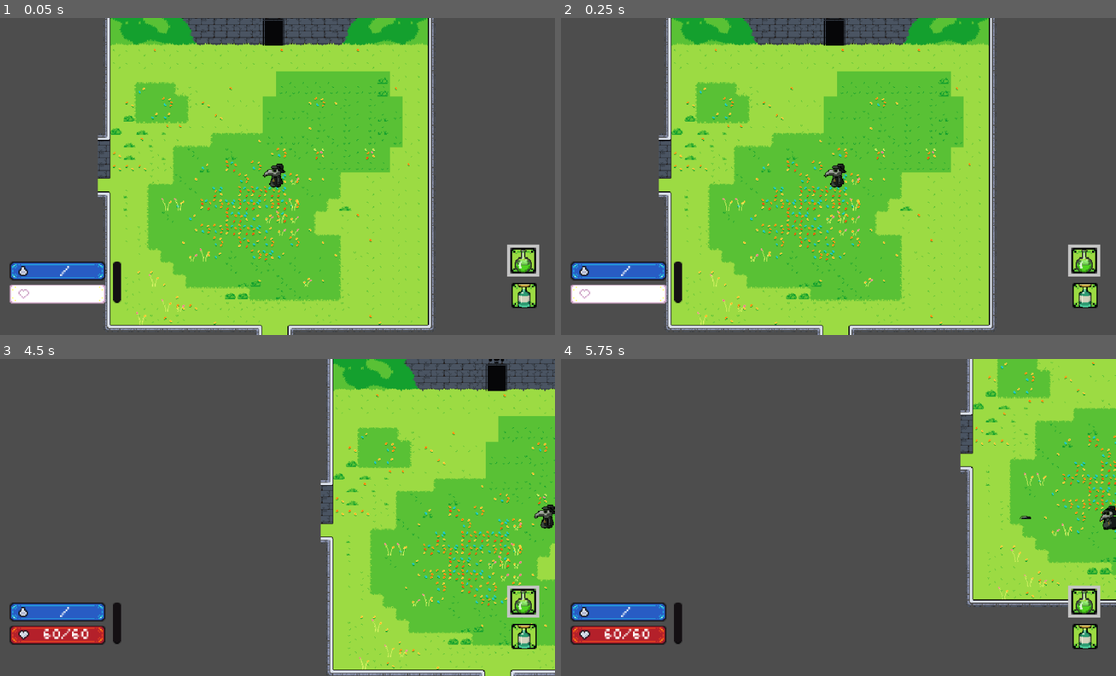
Above: before the commit, frames 1-4 (two rows, left to right).
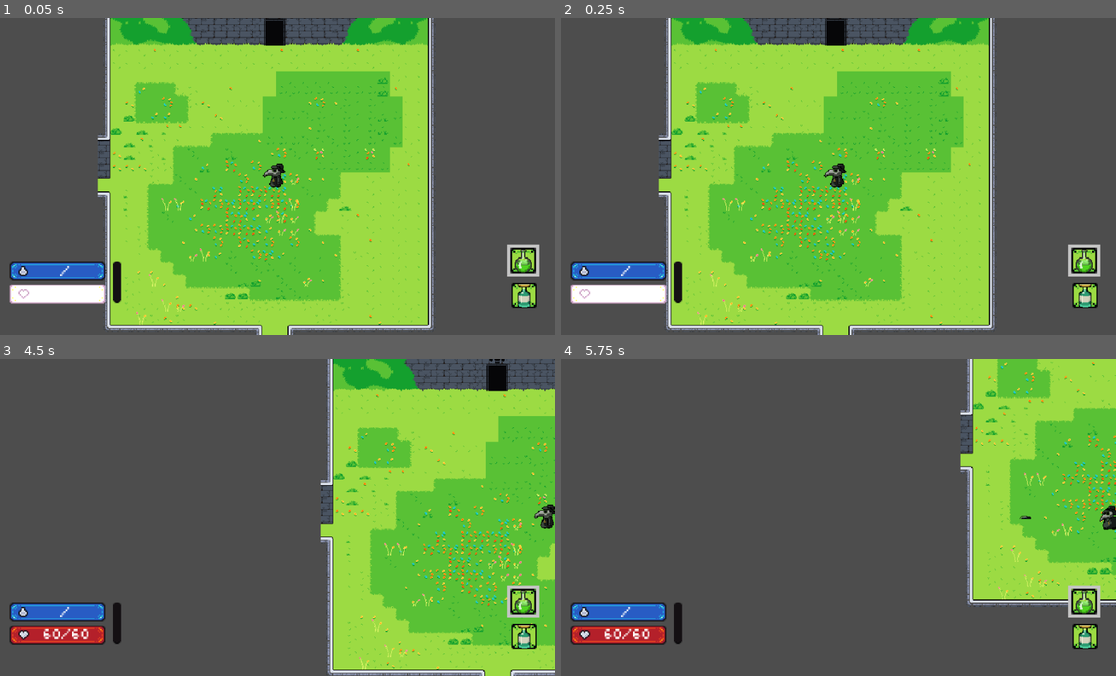
Above: after the commit, the same moments.

Repository: JohnHuber99/Black-Tower
Game: Godot game, scene res://Scenes/main.tscn
Two runs of this game, one before a commit and one after it. Both use one fixed random seed, a clock stepped at 60 frames per second and the inputs below.
Inputs (mouse positions are in pixels of both pictures, inside the frame that each line leads up to):
- Up to frame 1 (0.05 s): no input
- Up to frame 2 (0.25 s): no input
- Up to frame 3 (4.5 s): move the mouse to (399, 501) at 0.52 s; hold D (right) 0.53-1.28 s; click (399, 501) at 0.6 s; move the mouse to (160, 533) at 1.27 s; hold S (down) 1.28-2.03 s; tap K (down_camera) at 1.35 s; move the mouse to (327, 447) at 2.02 s; hold D (right) 2.03-2.78 s; hold J (left_camera) 2.03-2.78 s; move the mouse to (244, 580) at 2.77 s; hold W (up) 2.78-3.53 s; tap L (right_camera) at 2.85 s; click (244, 580) at 2.92 s; move the mouse to (444, 565) at 3.52 s; hold E (spell) 3.53-4.28 s; hold A (left) from 3.53 s (still down); move the mouse to (105, 469) at 4.27 s; tap I (up_camera) at 4.35 s
- Up to frame 4 (5.75 s): move the mouse to (860, 517) at 5.02 s; release A (left) at 5.03 s; hold S (down) from 5.03 s (still down); click (860, 517) at 5.1 s

The runs differ from the first frame. In frame 1, less than 0.1% of the frame differs, in the area x 47-52%, y 0-9%; in frame 2, less than 0.1%; in frame 3, less than 0.1%, in the area x 87-92%, y 0-11%; in frame 4, nothing differs.

Commit message:
Made doors nicer for up and down

Diff:
--- a/Rooms/door_up.tscn
+++ b/Rooms/door_up.tscn
@@ -1,8 +1,10 @@
-[gd_scene load_steps=7 format=4 uid="uid://c0300v384musm"]
+[gd_scene load_steps=12 format=4 uid="uid://c0300v384musm"]
 
 [ext_resource type="Script" uid="uid://c8h5yac3cvh0r" path="res://Scripts/Dungeon_Scripts/door.gd" id="1_gqtwc"]
 [ext_resource type="Texture2D" uid="uid://g2bb53cgjq2m" path="res://sprites/UpdatedDungeonTilemap/updoor.png" id="2_lq2bd"]
+[ext_resource type="Texture2D" uid="uid://bsyq57ru3gqpv" path="res://sprites/UpdatedDungeonTilemap/downdoor.png" id="3_1l21r"]
 [ext_resource type="Script" uid="uid://mlff0amp6t5w" path="res://Scripts/Dungeon_Scripts/doorCode.gd" id="3_1p1h4"]
+[ext_resource type="Texture2D" uid="uid://2cf66g8tjfwn" path="res://sprites/UpdatedDungeonTilemap/wall-textures.png" id="3_lq2bd"]
 
 [sub_resource type="TileSetAtlasSource" id="TileSetAtlasSource_1l21r"]
 texture = ExtResource("2_lq2bd")
@@ -16,6 +18,220 @@
 [sub_resource type="TileSet" id="TileSet_ik3on"]
 sources/0 = SubResource("TileSetAtlasSource_1l21r")
 
+[sub_resource type="TileSetAtlasSource" id="TileSetAtlasSource_ik3on"]
+texture = ExtResource("3_1l21r")
+0:0/0 = 0
+1:0/0 = 0
+2:0/0 = 0
+3:0/0 = 0
+
+[sub_resource type="TileSetAtlasSource" id="TileSetAtlasSource_n6elf"]
+texture = ExtResource("3_lq2bd")
+2:3/0 = 0
+3:3/0 = 0
+4:3/0 = 0
+5:3/0 = 0
+6:3/0 = 0
+7:3/0 = 0
+8:3/0 = 0
+9:3/0 = 0
+10:3/0 = 0
+11:3/0 = 0
+12:3/0 = 0
+13:3/0 = 0
+14:3/0 = 0
+15:3/0 = 0
+16:3/0 = 0
+17:3/0 = 0
+18:3/0 = 0
+19:3/0 = 0
+20:3/0 = 0
+21:3/0 = 0
+2:4/0 = 0
+3:4/0 = 0
+4:4/0 = 0
+5:4/0 = 0
+6:4/0 = 0
+7:4/0 = 0
+8:4/0 = 0
+9:4/0 = 0
+10:4/0 = 0
+11:4/0 = 0
+12:4/0 = 0
+13:4/0 = 0
+14:4/0 = 0
+15:4/0 = 0
+16:4/0 = 0
+17:4/0 = 0
+18:4/0 = 0
+19:4/0 = 0
+20:4/0 = 0
+21:4/0 = 0
+2:5/0 = 0
+3:5/0 = 0
+4:5/0 = 0
+5:5/0 = 0
+6:5/0 = 0
+7:5/0 = 0
+8:5/0 = 0
+9:5/0 = 0
+10:5/0 = 0
+11:5/0 = 0
+12:5/0 = 0
+13:5/0 = 0
+14:5/0 = 0
+15:5/0 = 0
+16:5/0 = 0
+17:5/0 = 0
+18:5/0 = 0
+19:5/0 = 0
+20:5/0 = 0
+21:5/0 = 0
+2:6/0 = 0
+3:6/0 = 0
+4:6/0 = 0
+5:6/0 = 0
+6:6/0 = 0
+7:6/0 = 0
+8:6/0 = 0
+9:6/0 = 0
+10:6/0 = 0
+11:6/0 = 0
+12:6/0 = 0
+13:6/0 = 0
+14:6/0 = 0
+15:6/0 = 0
+16:6/0 = 0
+17:6/0 = 0
+18:6/0 = 0
+19:6/0 = 0
+20:6/0 = 0
+21:6/0 = 0
+2:7/0 = 0
+3:7/0 = 0
+4:7/0 = 0
+5:7/0 = 0
+6:7/0 = 0
+7:7/0 = 0
+8:7/0 = 0
+9:7/0 = 0
+10:7/0 = 0
+11:7/0 = 0
+12:7/0 = 0
+13:7/0 = 0
+14:7/0 = 0
+15:7/0 = 0
+16:7/0 = 0
+17:7/0 = 0
+18:7/0 = 0
+19:7/0 = 0
+20:7/0 = 0
+21:7/0 = 0
+2:8/0 = 0
+3:8/0 = 0
+4:8/0 = 0
+5:8/0 = 0
+6:8/0 = 0
+7:8/0 = 0
+8:8/0 = 0
+9:8/0 = 0
+10:8/0 = 0
+11:8/0 = 0
+12:8/0 = 0
+13:8/0 = 0
+14:8/0 = 0
+15:8/0 = 0
+16:8/0 = 0
+17:8/0 = 0
+18:8/0 = 0
+19:8/0 = 0
+20:8/0 = 0
+21:8/0 = 0
+2:9/0 = 0
+3:9/0 = 0
+4:9/0 = 0
+5:9/0 = 0
+6:9/0 = 0
+7:9/0 = 0
+8:9/0 = 0
+9:9/0 = 0
+10:9/0 = 0
+11:9/0 = 0
+12:9/0 = 0
+13:9/0 = 0
+14:9/0 = 0
+15:9/0 = 0
+16:9/0 = 0
+17:9/0 = 0
+18:9/0 = 0
+19:9/0 = 0
+20:9/0 = 0
+21:9/0 = 0
+2:10/0 = 0
+3:10/0 = 0
+4:10/0 = 0
+5:10/0 = 0
+6:10/0 = 0
+7:10/0 = 0
+8:10/0 = 0
+9:10/0 = 0
+10:10/0 = 0
+11:10/0 = 0
+12:10/0 = 0
+13:10/0 = 0
+14:10/0 = 0
+15:10/0 = 0
+16:10/0 = 0
+17:10/0 = 0
+18:10/0 = 0
+19:10/0 = 0
+20:10/0 = 0
+21:10/0 = 0
+2:11/0 = 0
+3:11/0 = 0
+4:11/0 = 0
+5:11/0 = 0
+6:11/0 = 0
+7:11/0 = 0
+8:11/0 = 0
+9:11/0 = 0
+10:11/0 = 0
+11:11/0 = 0
+12:11/0 = 0
+13:11/0 = 0
+14:11/0 = 0
+15:11/0 = 0
+16:11/0 = 0
+17:11/0 = 0
+18:11/0 = 0
+19:11/0 = 0
+20:11/0 = 0
+21:11/0 = 0
+2:12/0 = 0
+21:12/0 = 0
+2:13/0 = 0
+21:13/0 = 0
+2:14/0 = 0
+21:14/0 = 0
+2:15/0 = 0
+21:15/0 = 0
+2:16/0 = 0
+3:16/0 = 0
+4:16/0 = 0
+5:16/0 = 0
+6:16/0 = 0
+7:16/0 = 0
+16:16/0 = 0
+17:16/0 = 0
+18:16/0 = 0
+19:16/0 = 0
+20:16/0 = 0
+21:16/0 = 0
+
+[sub_resource type="TileSet" id="TileSet_cicpy"]
+sources/0 = SubResource("TileSetAtlasSource_ik3on")
+sources/1 = SubResource("TileSetAtlasSource_n6elf")
+
 [sub_resource type="RectangleShape2D" id="RectangleShape2D_gqtwc"]
 size = Vector2(19, 17)
 
@@ -25,6 +241,10 @@
 [node name="TileMapLayer" type="TileMapLayer" parent="."]
 tile_map_data = PackedByteArray("AAAAAP3/AAAAAAAAAAAAAP7/AAAAAAEAAAAAAP//AAAAAAIAAAABAP3/AAABAAAAAAABAP7/AAABAAEAAAABAP//AAABAAIAAAA=")
 tile_set = SubResource("TileSet_ik3on")
+
+[node name="TileMapLayer2" type="TileMapLayer" parent="."]
+tile_map_data = PackedByteArray("AAD///z/AAAAAAAAACACAPz/AAADAAAAACAAAPz/AAACAAAAAAABAPz/AAACAAAAAAA=")
+tile_set = SubResource("TileSet_cicpy")
 
 [node name="Area2D" type="Area2D" parent="."]
 script = ExtResource("3_1p1h4")
--- a/Scripts/Dungeon_Scripts/DungeonRooms.gd
+++ b/Scripts/Dungeon_Scripts/DungeonRooms.gd
@@ -205,7 +205,7 @@
 				if offset == Vector2.UP: #up door
 					var door_instance = DOOR_UP.instantiate()
 					room_instance.add_child(door_instance)
-					door_instance.global_position = room_world_pos + Vector2(room_size / 2, 0) - Vector2(10, room_size - tile_size*4)
+					door_instance.global_position = room_world_pos + Vector2(room_size / 2, 0) - Vector2(9, room_size - tile_size*4)
 					door_instance.type = "up"
 				elif offset == Vector2.DOWN: #down door
 					var door_instance = DOOR_DOWN.instantiate()
